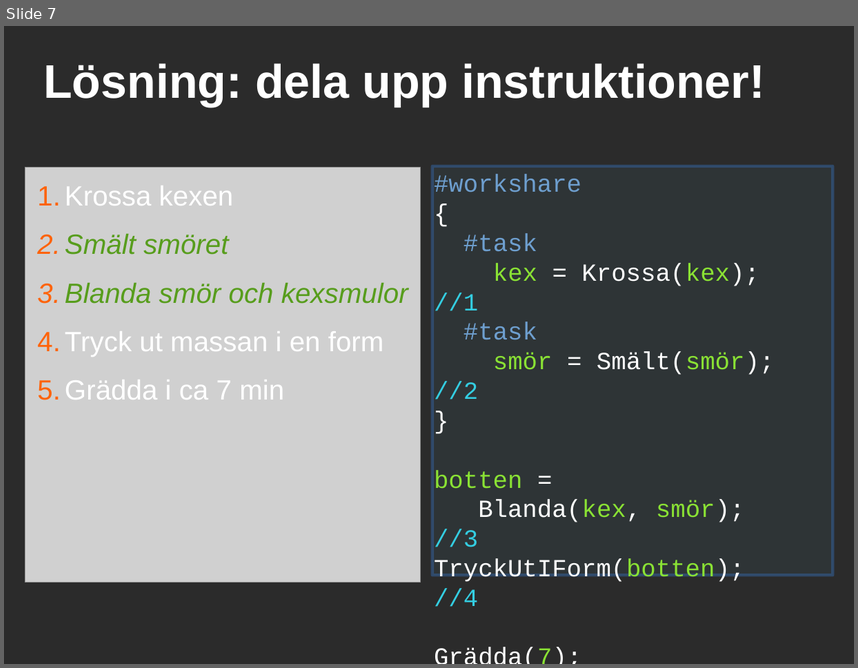
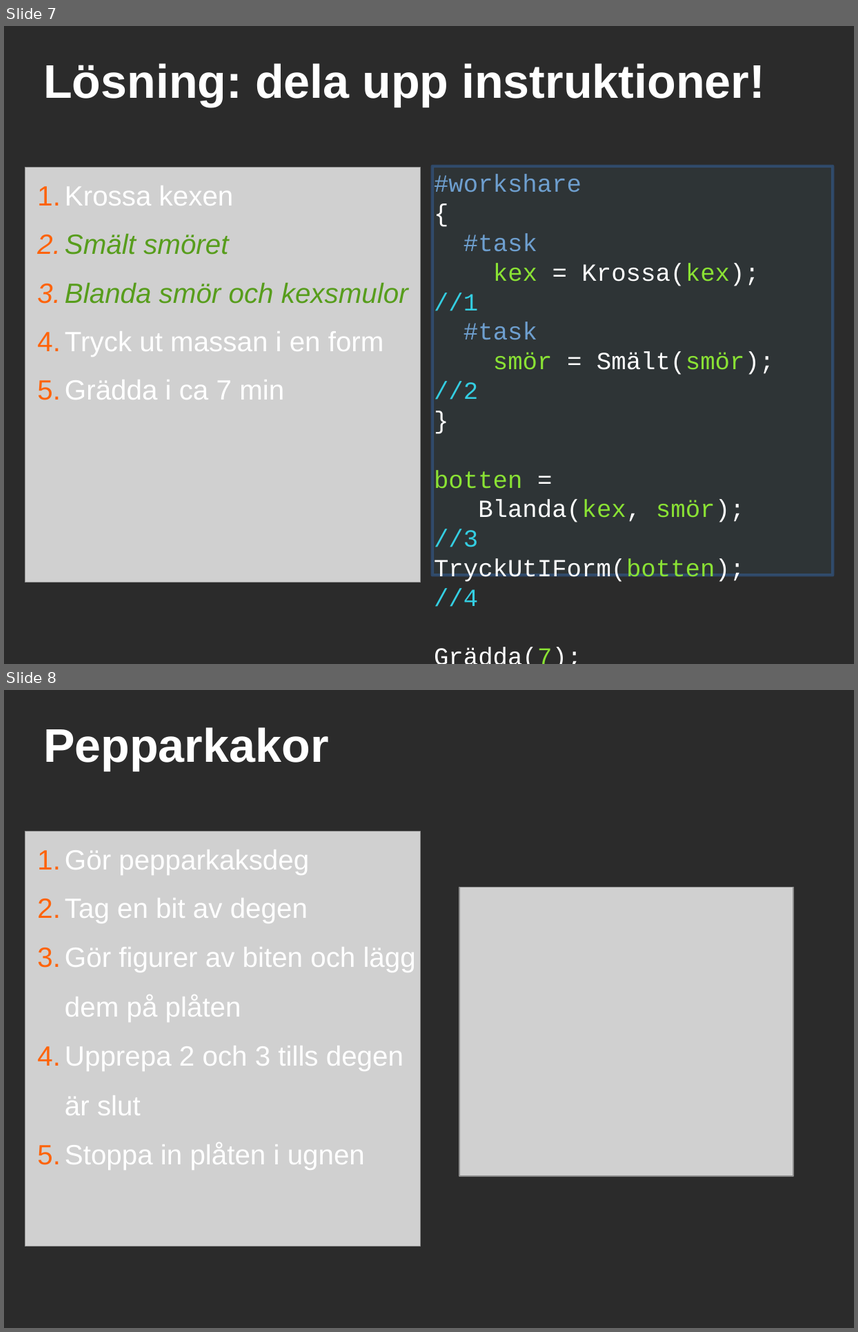
Before and after one commit to saifthe1/openfoam-openmp, a slide deck: presentation/pres.odp. Shown one above the other, each under a label of ours: slide 7 before the commit, slides 7 and 8 after it. The pictures are 858x668 and 858x1332 pixels, drawn with LibreOffice and Linux fonts; fonts in the diff are those of the drawing; grey boxes stand for pictures; background and template pictures are left out; a plain dark background stands for a picture behind light text. Boxes give left, top, right and bottom in pixels: in the first picture for what was removed or moved away, otherwise in the second. Text is boxed around its words. In the diff, an @@ line names an element or a change of style, - is before the commit and + after.

Commit message:
Lagt till pepparkakor

```diff
--- a/presentation/pres.odp
+++ b/presentation/pres.odp
@@ slide 8 added at (4,690,854,1328), background picture (left out) @@
@@ title added at (43,727,328,771), 44 pt, text #FFFFFF, bold @@
+Pepparkakor
@@ picture added at (25,831,421,1245) @@
@@ text added at (65,849,416,1170), 26 pt, text #FFFFFF @@
+1. Gör pepparkaksdeg
+2. Tag en bit av degen
+3. Gör figurer av biten och lägg
+   dem på plåten
+4. Upprepa 2 och 3 tills degen
+   är slut
+5. Stoppa in plåten i ugnen
@@ picture added at (460,887,794,1176) @@
```
Also in this commit, not shown: 3 slides changed, 1 other slide added, 1 slide removed.
